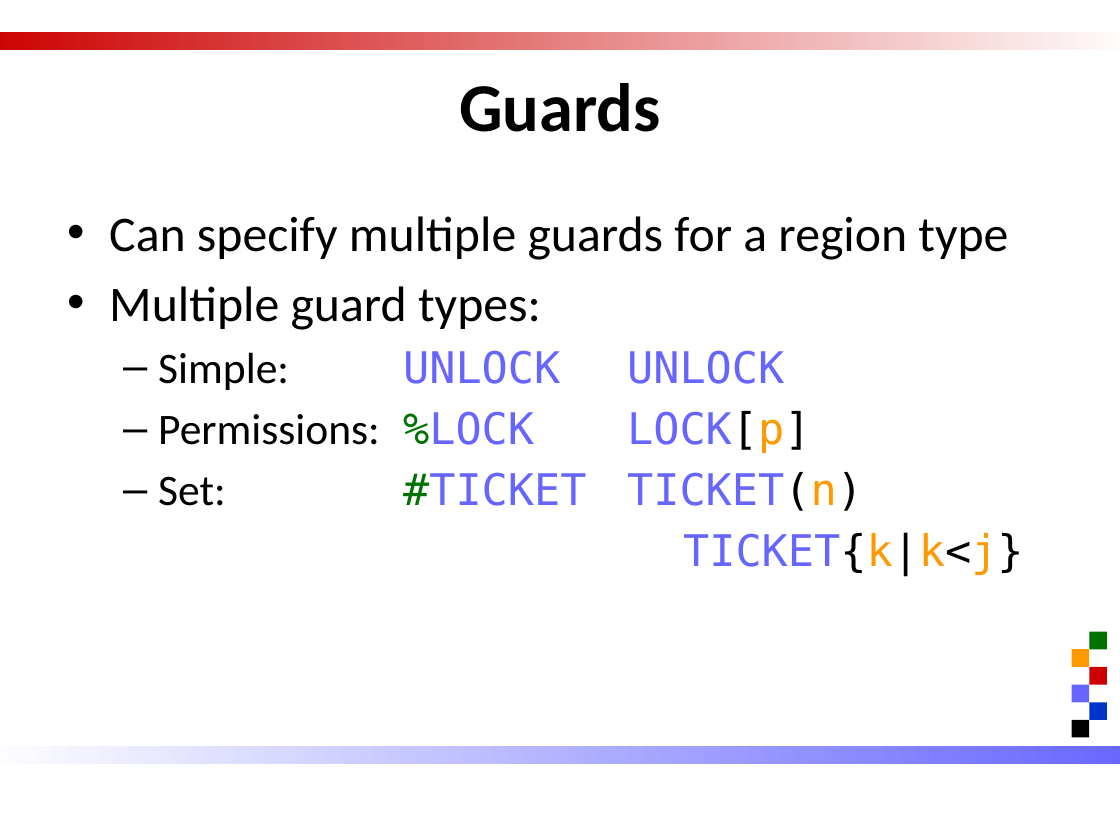
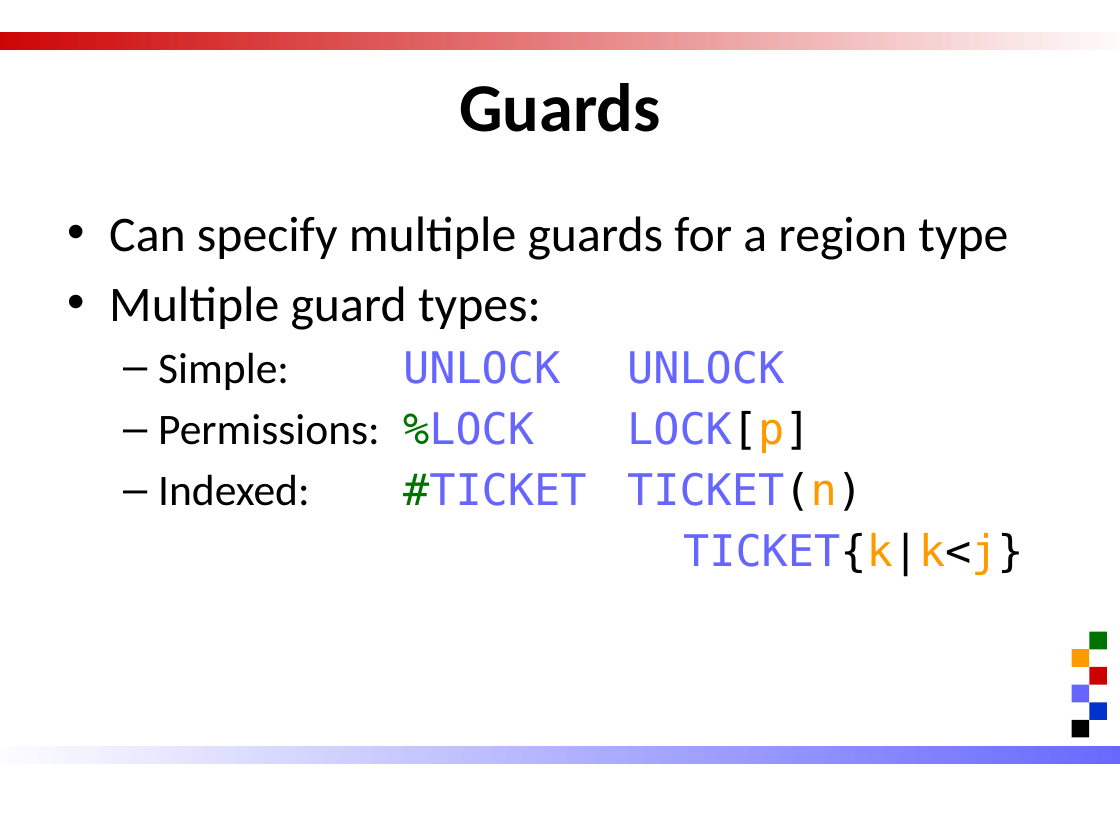
Before and after one commit to caper-tool/caper, a slide deck: slide 12 of docs/caper QM2016.pptm. Drawn at 1120x840 pixels with LibreOffice and Linux fonts; fonts in the diff are those of the drawing. Boxes give left, top, right and bottom in pixels: in the first picture for what was removed or moved away, otherwise in the second. Text is boxed around its words. In the diff, an @@ line names an element or a change of style, - is before the commit and + after.

Commit message:
Set to indexed in presentation

```diff
--- a/docs/caper QM2016.pptm
+++ b/docs/caper QM2016.pptm
@@ text at (x1=158, y1=472, x2=863, y2=511): text changed @@
-  – Set: #TICKET TICKET(n)
+  – Indexed: #TICKET TICKET(n)
```
